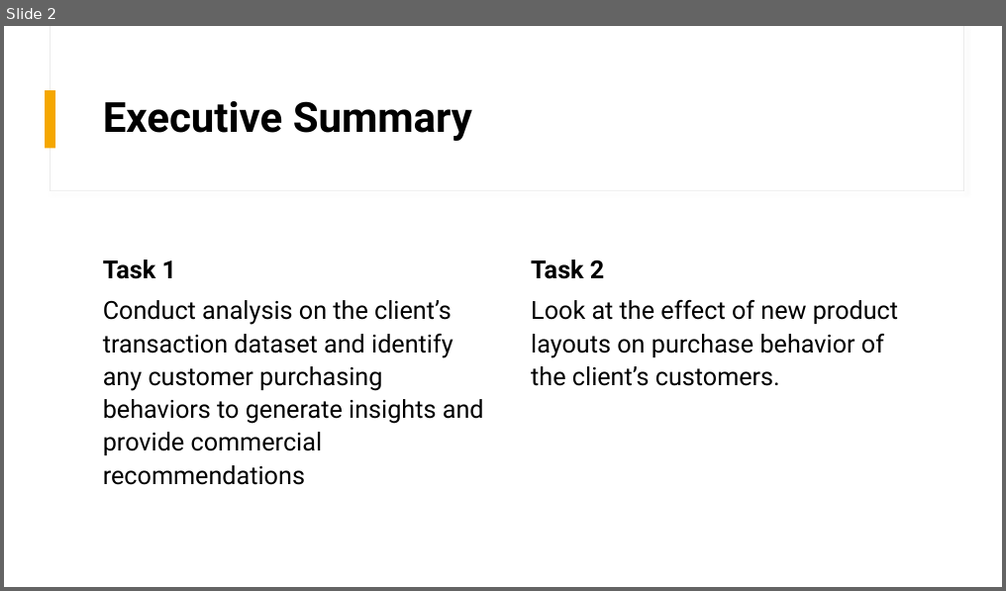
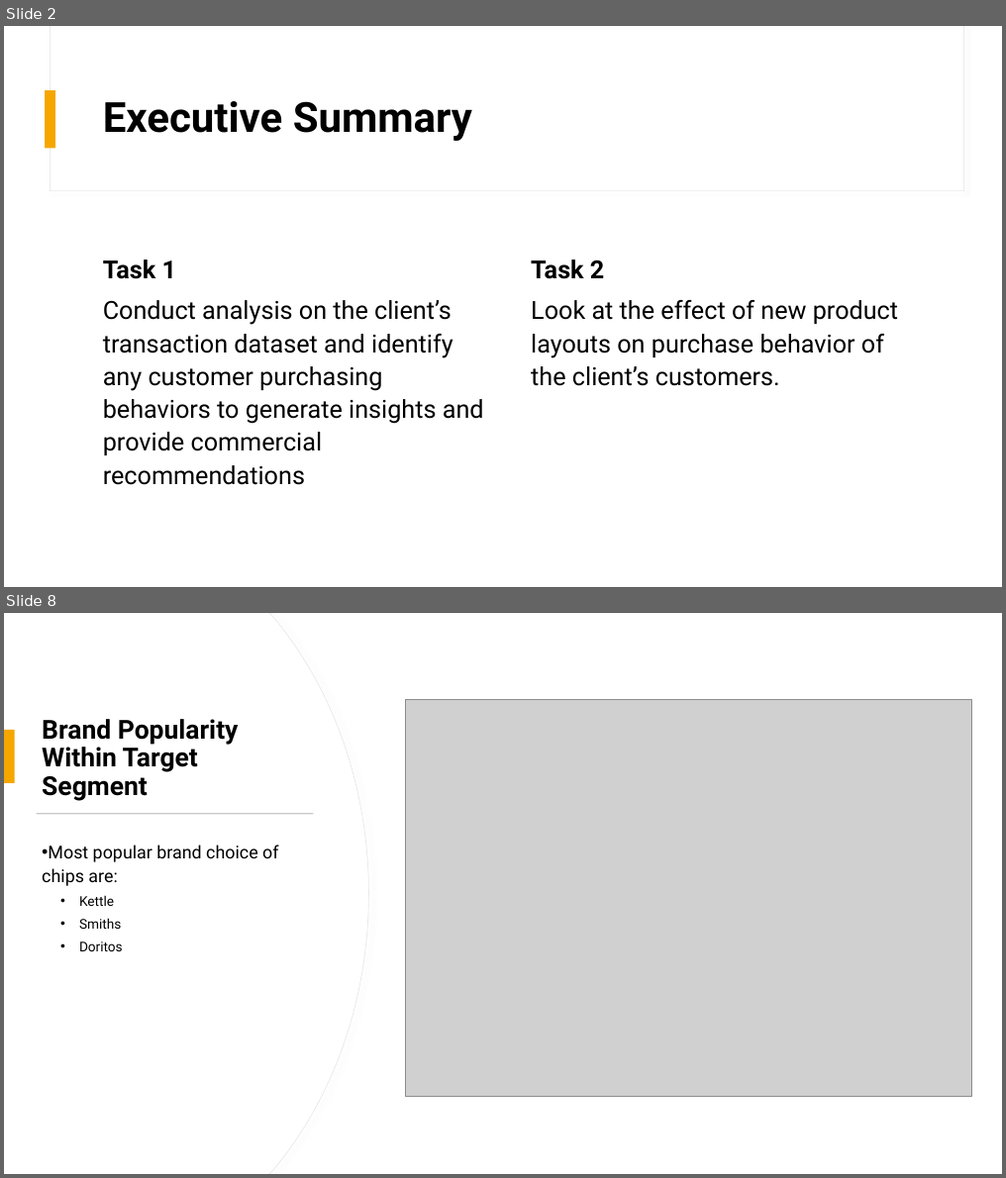
Before and after one commit to daniel8691/Quantium-virtual-internship, a slide deck: Powerpoint_presentation/Category Review.pptx. Shown one above the other, each under a label of ours: slide 2 before the commit, slides 2 and 8 after it; the slides between them are not shown. The pictures are 1006x591 and 1006x1178 pixels, drawn with LibreOffice and Linux fonts; fonts in the diff are those of the drawing; grey boxes stand for pictures. Boxes give left, top, right and bottom in pixels: in the first picture for what was removed or moved away, otherwise in the second. Text is boxed around its words. In the diff, an @@ line names an element or a change of style, - is before the commit and + after.

```diff
--- a/Powerpoint_presentation/Category Review.pptx
+++ b/Powerpoint_presentation/Category Review.pptx
@@ slide 8 added at (4,613,1002,1174), background #FFFFFF @@
@@ rectangle added at (4,613,1002,1174), fill #FFFFFF @@
@@ freeform shape added at (4,613,368,1174), fill #FFFFFF, outline #E9E9E9 0.75 pt @@
@@ freeform shape added at (4,613,368,1174), fill #FFFFFF @@
@@ rectangle added at (50,613,963,778), fill #FFFFFF, outline #E9E9E9 0.75 pt @@
@@ rectangle added at (51,613,963,777), fill #FFFFFF @@
@@ picture added at (405,700,972,1096) @@
@@ rectangle added at (4,730,15,783), fill #F5A700 @@
@@ title added at (42,719,239,801), 25.2 pt, text #000000, bold @@
+Brand Popularity Within Target Segment
@@ rectangle added at (50,708,355,1088), fill #FFFFFF, outline #E9E9E9 1 pt @@
@@ rectangle added at (37,813,313,814), fill #C9C9C9 @@
@@ text added at (42,845,278,952), 17 pt, text #000000 @@
+• Most popular brand choice of chips are:
+  • Kettle
+  • Smiths
+  • Doritos
```
Also in this commit, not shown: 7 other slides added, 7 other files.
